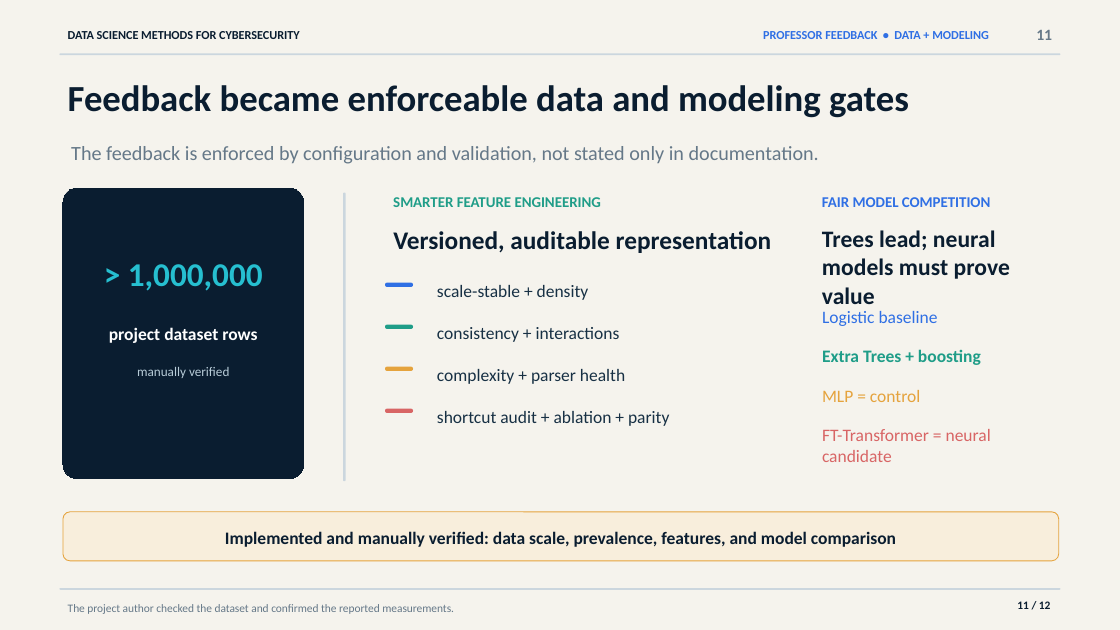
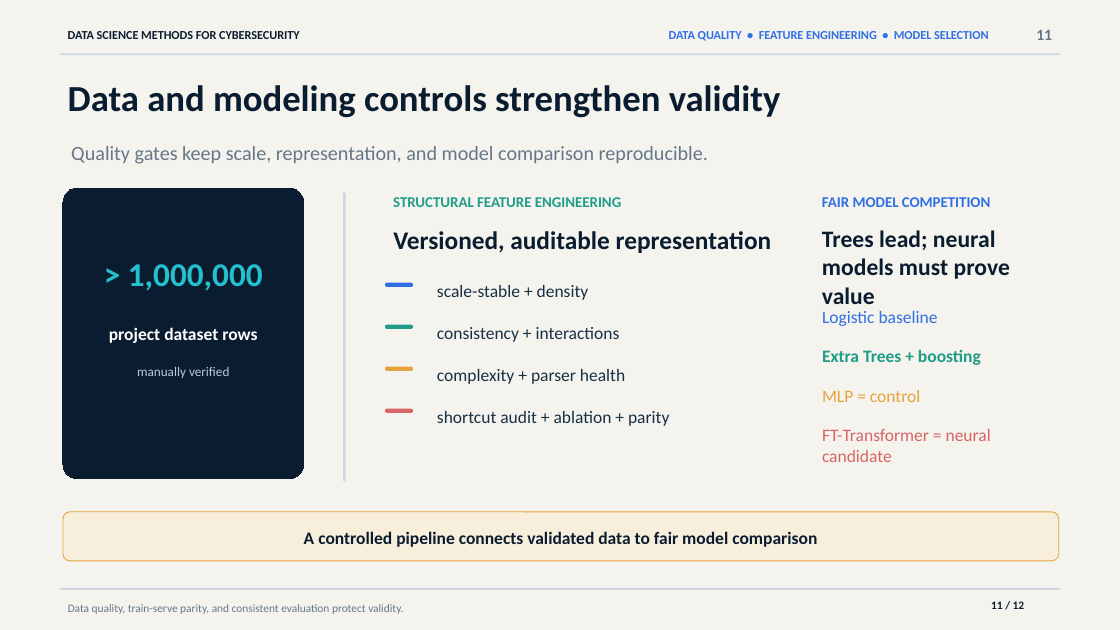
Before and after one commit to Saed-Abdalgani/Malicious-PDF-detector, a slide deck: slide 11 of output/presentation/malicious_pdf_detector_final_presentation.pptx. Drawn at 1120x630 pixels with LibreOffice and Linux fonts; fonts in the diff are those of the drawing. Boxes give left, top, right and bottom in pixels: in the first picture for what was removed or moved away, otherwise in the second. Text is boxed around its words. In the diff, an @@ line names an element or a change of style, - is before the commit and + after.

Commit message:
Present project without remediation framing

```diff
--- a/output/presentation/malicious_pdf_detector_final_presentation.pptx
+++ b/output/presentation/malicious_pdf_detector_final_presentation.pptx
@@ text at (x1=669, y1=31, x2=989, y2=41): text changed @@
-PROFESSOR FEEDBACK • DATA + MODELING
+DATA QUALITY • FEATURE ENGINEERING • MODEL SELECTION
@@ text at (x1=68, y1=85, x2=781, y2=118): text changed @@
-Feedback became enforceable data and modeling gates
+Data and modeling controls strengthen validity
@@ text at (x1=71, y1=146, x2=708, y2=164): text changed @@
-The feedback is enforced by configuration and validation, not stated only in documentation.
+Quality gates keep scale, representation, and model comparison reproducible.
@@ text at (x1=393, y1=197, x2=621, y2=207): text changed @@
-SMARTER FEATURE ENGINEERING
+STRUCTURAL FEATURE ENGINEERING
@@ text at (x1=304, y1=531, x2=817, y2=547): text changed @@
-Implemented and manually verified: data scale, prevalence, features, and model comparison
+A controlled pipeline connects validated data to fair model comparison
@@ text "11 / 12" moved from (x1=1017, y1=601, x2=1051, y2=609) to (x1=991, y1=601, x2=1025, y2=609) @@
@@ text at (x1=68, y1=604, x2=403, y2=614): text changed @@
-The project author checked the dataset and confirmed the reported measurements.
+Data quality, train-serve parity, and consistent evaluation protect validity.
```
Also in this commit, not shown: 10 other slides changed, 2 other files.
